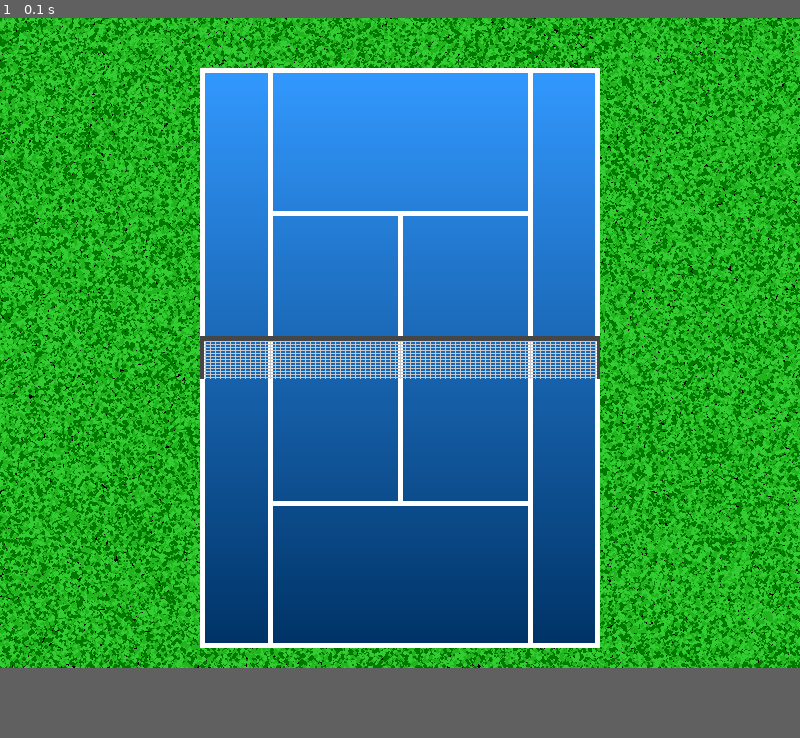
Above: before the commit, frame 1.
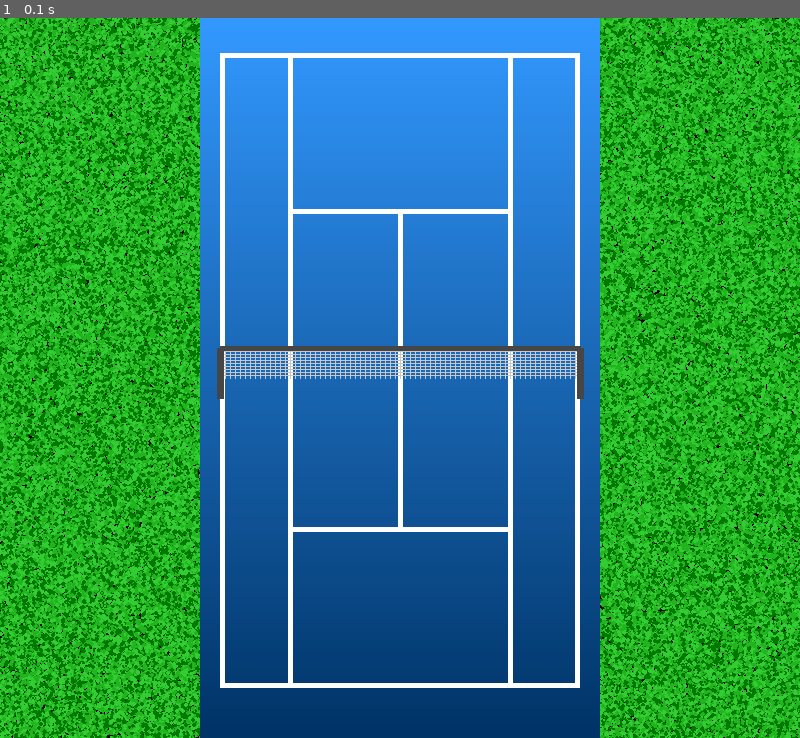
Above: after the commit, the same moment.

Repository: aditya-data/Pygame-Tennis-2D
Game: pygame game, started from game.py
Two runs of this game, one before a commit and one after it. Both use one fixed random seed, a clock stepped at 60 frames per second and the inputs below.
Inputs:
- Up to frame 1 (0.1 s): no input
The window is 800x650 before the commit and 800x720 after it. Grey fills any space a smaller window leaves; there, only what the larger window draws over its background counts as a difference.

The runs differ from the first frame. In frame 1, 50% of the frame differs, in the area x 0-100%, y 0-100%.

Commit message:
Changed UI to improve the dimension of the court. Added functions for player movement

Diff:
--- a/game.py
+++ b/game.py
@@ -21,73 +21,82 @@
 # Net border
 DARK_GRAY = (70, 70, 70)
 
-NET_HEIGHT = 310
+NET_HEIGHT = 360
 
 
 class Game:
     def __init__(self):
         pygame.init()
         pygame.display.set_caption("TENNIS 2D")
-        self.window_size = (800, 650)
+        self.window_size = (800, 720)
         self.clock = pygame.time.Clock()
         self.screen = pygame.display.set_mode(self.window_size)
+
+
+        # Pre-render the court
+        self.court_surface = pygame.Surface((400, 720))
+        self.create_court()
+        self.court = pygame.Surface((400, 720), pygame.SRCALPHA)
         self.create_ground(screen=self.screen)
 
-        # Pre-render the court
-        self.court_surface = pygame.Surface((400, 580))
-        self.create_court()
-        self.court = pygame.Surface((400, 580), pygame.SRCALPHA)
-
         # Initialize the net
-        self.net = pygame.Surface((800, 20), pygame.SRCALPHA)
         self.create_net()
 
         # Players and Ball
-        self.user = Player(screen=self.court, left=350, top=530, width=50, height=50)
-        self.other = Player(screen=self.court, left=0, top=0, width=50, height=50)
+        self.user = Player(screen=self.court, player="user", left=380, top=660, width=20, height=40)
+        self.other = Player(screen=self.court, player= "other", left=0, top=0, width=20, height=40)
         self.ball = Ball(screen=self.court, left=250, top=250, width=20, height=20, x_pos=250, y_pos=250)
 
     def create_ground(self, screen, *args):
-        if not args:
-            for _ in range(300000):  # Adjust the number of dots
-                x = random.randint(0, 800)  # Random x position
-                y = random.randint(0, 650)  # Random y position
-                color = random.choice([DARK_GREEN, LIGHT_GREEN, GREEN])
-                pygame.draw.circle(screen, color, (x, y), random.randint(1, 2))
-        else:
-            for _ in range(10000):
-                x = random.randint(args[0], args[0] + args[2])
-                y = random.randint(args[1], args[1] + args[3])
-                color = random.choice([DARK_GREEN, LIGHT_GREEN, GREEN])
-                pygame.draw.circle(screen, color, (x, y), random.randint(1, 2))
+        for _ in range(300000):  # Adjust the number of dots
+            x = random.randint(0, 800)  # Random x position
+            y = random.randint(0, 720)  # Random y position
+            color = random.choice([DARK_GREEN, LIGHT_GREEN, GREEN])
+            pygame.draw.circle(screen, color, (x, y), random.randint(1, 2))
 
     def create_court(self):
         # Render the court gradient
-        for y in range(580):
+        for y in range(0, 720):
             color = (
-                COURT_BLUE_LIGHT[0] + (COURT_BLUE_DARK[0] - COURT_BLUE_LIGHT[0]) * (y / 580),
-                COURT_BLUE_LIGHT[1] + (COURT_BLUE_DARK[1] - COURT_BLUE_LIGHT[1]) * (y / 580),
-                COURT_BLUE_LIGHT[2] + (COURT_BLUE_DARK[2] - COURT_BLUE_LIGHT[2]) * (y / 580)
+                COURT_BLUE_LIGHT[0] + (COURT_BLUE_DARK[0] - COURT_BLUE_LIGHT[0]) * (y / 720),
+                COURT_BLUE_LIGHT[1] + (COURT_BLUE_DARK[1] - COURT_BLUE_LIGHT[1]) * (y / 720),
+                COURT_BLUE_LIGHT[2] + (COURT_BLUE_DARK[2] - COURT_BLUE_LIGHT[2]) * (y / 720)
             )
             pygame.draw.line(self.court_surface, color, (0, y), (400, y))
 
         # Draw court lines
-        pygame.draw.rect(self.court_surface, WHITE, (0, 0, 400, 580), 5)  # Court boundary
-        pygame.draw.line(self.court_surface, WHITE, (70, 0), (70, 580), 5)  # Singles Sideline
-        pygame.draw.line(self.court_surface, WHITE, (330, 0), (330, 580), 5)  # Singles Sideline
-        pygame.draw.line(self.court_surface, WHITE, (70, 145), (330, 145), 5)  # Service line
-        pygame.draw.line(self.court_surface, WHITE, (70, 435), (330, 435), 5)  # Service line
-        pygame.draw.line(self.court_surface, WHITE, (200, 145), (200, 435), 5)  # Centre Service line
+        pygame.draw.rect(self.court_surface, WHITE, (20, 35, 360, 635), 5)  # Court boundary
+        pygame.draw.line(self.court_surface, WHITE, (90, 35), (90, 669.5), 5)  # Singles Sideline
+        pygame.draw.line(self.court_surface, WHITE, (310, 35), (310, 669.5), 5)  # Singles Sideline
+        # pygame.draw.line(self.court_surface, WHITE, (20, 352.5), (380, 352.5), 5) # mid line
+        pygame.draw.line(self.court_surface, WHITE, (90, 193.75), (310, 193.75), 5)  # Service line
+        pygame.draw.line(self.court_surface, WHITE, (90, 511.25), (310, 511.25), 5)  # Service line
+        pygame.draw.line(self.court_surface, WHITE, (200, 193.75), (200, 511.25), 5)  # Centre Service line
 
     def create_net(self):
         # Build the net
-        for x in range(0, 400, 5):  # Vertical lines
-            pygame.draw.line(self.court_surface, GRAY, (x, 270), (x, NET_HEIGHT), 1)
-        for y in range(270, NET_HEIGHT, 3):  # Horizontal lines
-            pygame.draw.line(self.court_surface, GRAY, (0, y), (400, y), 1)
-        pygame.draw.line(self.court_surface, DARK_GRAY, (0, 270), (400, 270), 5)  # Top net border
-        pygame.draw.line(self.court_surface, DARK_GRAY, (0, 270), (0, NET_HEIGHT), 7)  # Left net border
-        pygame.draw.line(self.court_surface, DARK_GRAY, (400, 270), (400, NET_HEIGHT), 7)  # Right net border
+        for x in range(20, 380, 5):  # Vertical lines
+            pygame.draw.line(self.court_surface, GRAY, (x, 330), (x, NET_HEIGHT), 1)
+        for y in range(330, NET_HEIGHT, 3):  # Horizontal lines
+            pygame.draw.line(self.court_surface, GRAY, (20, y), (380, y), 1)
+        pygame.draw.line(self.court_surface, DARK_GRAY, (20, 330), (380, 330), 5)  # Top net border
+        pygame.draw.line(self.court_surface, DARK_GRAY, (20, 330), (20, NET_HEIGHT+20), 7)  # Left net border
+        pygame.draw.line(self.court_surface, DARK_GRAY, (380, 330), (380, NET_HEIGHT+20), 7)  # Right net border
+
+    def hit_position(self, player):
+        if ((player.rect.x - self.ball.rect.x) < 0) and abs((player.rect.x - self.ball.rect.x) <= 10):
+            return ("Right", "Close")
+        elif ((player.rect.x - self.ball.rect.x) < 0) and abs((player.rect.x - self.ball.rect.x) < 15):
+            return ("Right", "Medium")
+        elif ((player.rect.x - self.ball.rect.x) < 0) and abs((player.rect.x - self.ball.rect.x) >= 15):
+            return ("Right", "Medium")
+        elif ((player.rect.x - self.ball.rect.x) > 0) and abs((player.rect.x - self.ball.rect.x) <= 10):
+            return ("Left", "Close")
+        else:
+            return ("Left", "Medium/Far")
+
+
+
 
     def run(self):
         while True:
@@ -105,22 +114,33 @@
             # self.ball.show(self.court, self.ball.rect)
 
             # Update player position and draw it
-
             # self.user.move()
             # self.user.show(self.court, self.user.rect)
 
             # self.other.move()
             # self.other.show(self.court, self.other.rect)
 
+            # # Collision detection and ball interaction
+            # if self.user.rect.colliderect(self.ball.rect):
+            #     self.ball.chk_collision(self.user)
+            #     user_hit_pos, user_hit_dist = self.hit_position(self.user)
+            #     user_shot_intensity = self.user.chk_collision(user_hit_pos, user_hit_dist)
+            #     self.ball.ball_hit(user_shot_intensity, user_hit_pos)
 
+            # if self.other.rect.colliderect(self.ball.rect):
+            #     self.ball.chk_collision(self.other)
+            #     other_hit_pos, other_hit_dist = self.hit_position(self.other)
+            #     other_shot_intensity = self.other.chk_collision(other_hit_pos, other_hit_dist)
+            #     self.ball.ball_hit(other_shot_intensity, other_hit_pos)
 
             # Draw court on the screen
-            self.screen.blit(self.court, (200, 50))
+            self.screen.blit(self.court, (200, 0))
 
             # Update the display
             pygame.display.flip()
             self.clock.tick(60)
 
 
+
 # Run the game
 Game().run()
--- a/scripts/entities.py
+++ b/scripts/entities.py
@@ -3,15 +3,15 @@
 
 class Player:
 
-    def __init__(self,  screen, side="left", state="idle", left=500, top=460, width=50, height=50):
+    def __init__(self,  screen, player, side="left", state="idle", left=500, top=460, width=50, height=50):
         self.preview_list = []
         self.rect = pygame.Rect(left, top, width, height) #rectangle object
         self.position = [left, top]
         self.velocity = [0, 0] # X and Y velocity
         self.state = state # idle, moving, swinging racket
-        self.power = 0 #hit strength
         self.side = side # side is the side of the court (left/right) where userP will stand at first
         self.show(screen=screen, player_rect=self.rect)
+        self.player = player
 
     def show(self, screen, player_rect, color=(255, 0, 0)):
         # draw the animated character on the screen
@@ -19,20 +19,39 @@
 
     def move_to_centre(self):
         # Move the ball towards the center (x = 400)
-        if self.position[0] < 175:
-            self.velocity[0] = 1  # Speed of movement towards the center
-        elif self.position[0] > 175:
-            self.velocity[0] = -1
-        else:
-            self.velocity[0] = 0  # Stop if at center
+        if (self.position[0] < 200):
+            self.velocity[0] = 5  # Speed of movement towards the center
+        elif self.position[0] > 0:
+            self.velocity[0] = -5
 
         # Update position with velocity
         self.position[0] += self.velocity[0]
         self.rect.x = self.position[0]
 
-    def move(self):
+    def run_towards_ball(self, ball):
         # Call move_to_centre for x-axis and implement any y-axis movement logic
         self.move_to_centre()
+        ball_x_pos = ball.rect.x
+        player_x_pos = self.rect.x
+        distance = (ball_x_pos - player_x_pos)
+        if abs(distance) > 0:
+            self.velocity[0] = max(min(distance // abs(distance), 5), -5)*5  # Move towards the ball
+        else:
+            self.velocity[0] = 0  # Stop if close enough
+
+        # Update position using the velocity
+        self.position[0] += self.velocity[0]
+        self.rect.x = self.position[0]
+
+    def reset(self):
+        #the function will run when player misses the ball
+        if self.player == "user":
+            self.position[0] = 0
+        else:
+            self.position[0] = 380
+
+        self.rect.x = self.position[0]
+
 
     def chk_collision(self, pos, x_dist):
         # a feature should be here for the hit strength
@@ -43,23 +62,26 @@
             "Right" + "Medium": "Medium",
             "Right" + "Far": "Low",
             "Left" + "Close": "Medium",
-            "Left" + "Medium": "Low",
+            "Left" + "Medium/Far": "Low",
             "Left" + "Far": "Low"
         }
 
         shot = intensity_map[pos + x_dist]
 
         if shot == "High":
-            return (5, 10) #velocity at x and y
+            return (3, 20) #velocity at x and y
         elif shot == "Medium":
-            return (3, 7) #velocity at x and y
+            return (2, 14) #velocity at x and y
         else: #shot == "Low"
-            return (2, 4) #velocity at x and y
-
+            return (1, 10) #velocity at x and y
 
 
     def update(self):
         # update to true state either left side or right side of the court
+        pass
+
+
+    def serve(self, ball):
         pass
 
 
@@ -79,35 +101,30 @@
         # self.create_ground(self.screen, ball_rect.x, ball_rect.y, ball_rect.width, ball_rect.height)
         pygame.draw.rect(screen, color, ball_rect)
 
-    def move_bounce(self):
-    # Reverse direction when hitting the top or bottom boundaries
-        if (self.position[1] <= 0)  or (self.position[1] >= 560):  # Top boundary # Bottom boundary
-            self.velocity[1] *= -1  # Move downwards # Move upwards
+    # def move_bounce(self):
+    # # Reverse direction when hitting the top or bottom boundaries
+    #     if (self.position[1] <= 0)  or (self.position[1] >= 680):  # Top boundary # Bottom boundary
+    #         self.velocity[1] *= -1  # Move downwards # Move upwards
 
-        # Update position with velocity
+    #     # Update position with velocity
+    #     self.position[1] += self.velocity[1]
+    #     # Update rect position for rendering
+    #     self.rect.y = self.position[1]
+
+    def ball_hit(self, vel, direction):
+        # Set velocity based on hit intensity and direction
+        x_v, y_v = vel
+        if direction == "Right":
+            self.velocity = [x_v, -y_v]  # Ball moves to the right and upward/downward
+        else:  # direction == "Left"
+            self.velocity = [-x_v, -y_v]  # Ball moves to the left and upward/downward
+
+        # Update ball's position with new velocity
+        self.position[0] += self.velocity[0]
         self.position[1] += self.velocity[1]
-        # Update rect position for rendering
+        self.rect.x = self.position[0]
         self.rect.y = self.position[1]
 
-    def move_back(self, x_vel, y_vel):
-        pass
-
-
-    def move(self):
-        # Call move_to_centre for x-axis and implement any y-axis movement logic
-        self.move_bounce()
-
-        # Implement other movement behavior here (e.g., if the ball needs to move vertically)
-        # if self.state == "moving":
-        #     self.position[1] += self.velocity[1]  # Adjust this to your needs
-        #     self.rect.y = self.position[1]
-
-    def swing(self):
-        pass
-
-    def chk_collision(self):
-        # Add logic for collision detection here
-        pass
 
     def update(self):
         # Update ball's position and state
